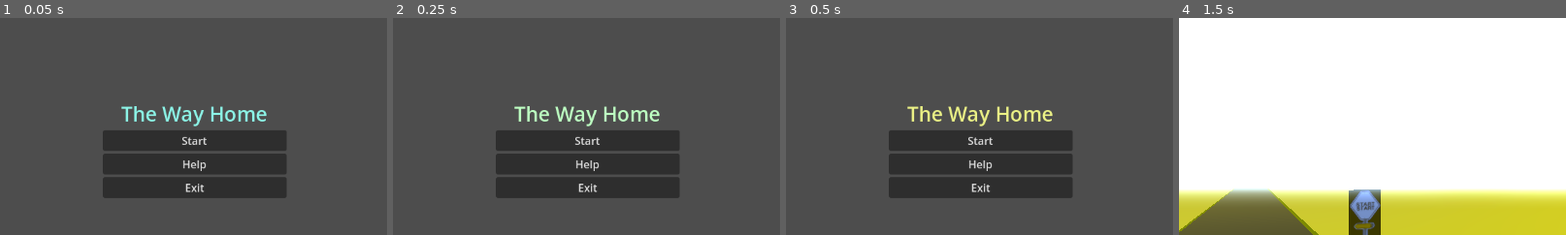
Above: before the commit, frames 1-4 (left to right).
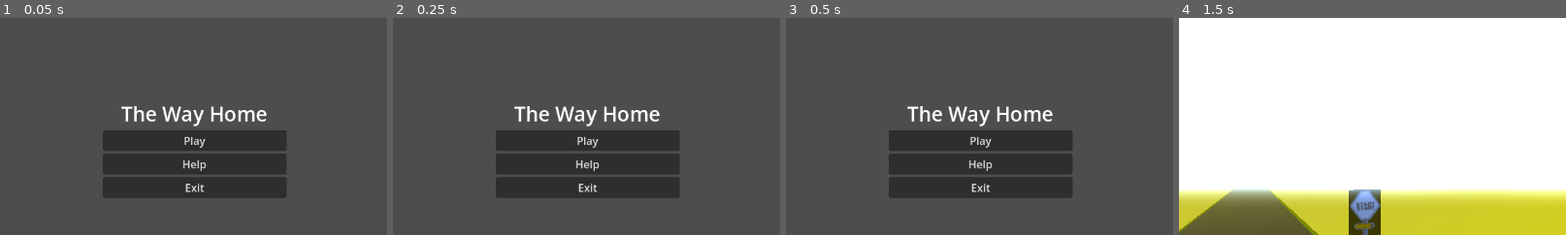
Above: after the commit, the same moments.

Repository: VHSDIR/thewayhome
Game: Godot game, scene res://scenes/main_menu.tscn
Two runs of this game, one before a commit and one after it. Both use one fixed random seed, a clock stepped at 60 frames per second and the inputs below.
Inputs (mouse positions are % of the whole screen's width and height, from its top left):
- Up to frame 1 (0.05 s): no input
- Up to frame 2 (0.25 s): no input
- Up to frame 3 (0.5 s): no input
- Up to frame 4 (1.5 s): click (50, 48) at 0.5 s, where only the run before the commit has a clickable "Start"; tap Enter at 1.25 s; hold D (rotate_right) from 1.28 s (still down); hold W (move_front) from 1.28 s (still down)
The pictures show only the part of the screen within x 25-75%, y 20-70%; the shares and areas given below are measured in that part.

The runs differ from the first frame. In frame 1, 1.2% of the frame differs, in the area x 31-69%, y 40-60%; in frame 2, 1.1%; in frame 3, 1.2%; in frame 4, nothing differs.

Commit message:
Add files via upload

Diff:
--- /dev/null
+++ b/src/assets/main_menu.gdshader
@@ -0,0 +1,9 @@
+shader_type canvas_item;
+
+uniform sampler2D screen_texture : hint_screen_texture, filter_linear_mipmap;
+uniform float amount: hint_range(0.0, 5.0);
+
+void fragment() {
+    vec4 color = textureLod(screen_texture, SCREEN_UV, amount);
+    COLOR = color;
+}
--- a/src/scenes/main.tscn
+++ b/src/scenes/main.tscn
@@ -21,32 +21,28 @@
 fog_light_color = Color(0.770425, 0.735434, 7.70092e-07, 1)
 
 [node name="Main" type="Node3D"]
-
-[node name="Level" type="Node3D" parent="."]
 script = ExtResource("1_wyd1u")
 
-[node name="ObstaclesHolder" type="Node3D" parent="Level"]
+[node name="ObstaclesHolder" type="Node3D" parent="."]
 transform = Transform3D(1, 0, 0, 0, 1, 0, 0, 0, 1, 0, 0, 50)
 
-[node name="Obstacle01" parent="Level/ObstaclesHolder" instance=ExtResource("1_w5kyn")]
+[node name="Obstacle01" parent="ObstaclesHolder" instance=ExtResource("1_w5kyn")]
 transform = Transform3D(1, 0, 0, 0, 1, 0, 0, 0, 1, -1.75179, 0.935375, 12.0031)
 
-[node name="Obstacle02" parent="Level/ObstaclesHolder" instance=ExtResource("1_w5kyn")]
+[node name="Obstacle02" parent="ObstaclesHolder" instance=ExtResource("1_w5kyn")]
 transform = Transform3D(1, 0, 0, 0, 1, 0, 0, 0, 1, 4, 0.993688, 10)
 
-[node name="StartSign" type="MeshInstance3D" parent="Level/ObstaclesHolder"]
+[node name="StartSign" type="MeshInstance3D" parent="ObstaclesHolder"]
 transform = Transform3D(-1, 0, -8.74228e-08, 0, 1.75873, 0, 8.74228e-08, 0, -1, -3.25341, 1.56493, -41.6419)
 material_override = SubResource("StandardMaterial3D_x3bfm")
 mesh = SubResource("QuadMesh_sbpwy")
 
-[node name="DirectionalLight3D" type="DirectionalLight3D" parent="Level"]
+[node name="DirectionalLight3D" type="DirectionalLight3D" parent="."]
 transform = Transform3D(1, 0, 0, 0, 0.707107, 0.707107, 0, -0.707107, 0.707107, 0, 26.4884, 39.4248)
 
-[node name="WorldEnvironment" type="WorldEnvironment" parent="Level"]
+[node name="WorldEnvironment" type="WorldEnvironment" parent="."]
 environment = SubResource("Environment_d8eq5")
 
-[node name="Terrain" parent="Level" instance=ExtResource("3_x3jfn")]
+[node name="Terrain" parent="." instance=ExtResource("3_x3jfn")]
 
-[node name="Player" parent="Level" instance=ExtResource("2_4guff")]
-
-[connection signal="custom_position_reseted" from="Level/Player" to="Level" method="_on_player_custom_position_reseted"]
+[node name="Player" parent="." instance=ExtResource("2_4guff")]
--- a/src/scenes/main_menu.tscn
+++ b/src/scenes/main_menu.tscn
@@ -1,7 +1,6 @@
-[gd_scene load_steps=3 format=3 uid="uid://clsftf0b26r7h"]
+[gd_scene load_steps=2 format=3 uid="uid://clsftf0b26r7h"]
 
 [ext_resource type="Script" path="res://scripts/main_menu.gd" id="1_ypld2"]
-[ext_resource type="Script" path="res://scripts/rainbow.gd" id="2_wwvy4"]
 
 [node name="MainMenu" type="Control"]
 layout_mode = 3
@@ -35,11 +34,10 @@
 text = "The Way Home"
 horizontal_alignment = 1
 vertical_alignment = 1
-script = ExtResource("2_wwvy4")
 
-[node name="Start" type="Button" parent="MarginContainer/VBoxContainer"]
+[node name="Play" type="Button" parent="MarginContainer/VBoxContainer"]
 layout_mode = 2
-text = "Start"
+text = "Play"
 
 [node name="Help" type="Button" parent="MarginContainer/VBoxContainer"]
 layout_mode = 2
@@ -49,6 +47,6 @@
 layout_mode = 2
 text = "Exit"
 
-[connection signal="pressed" from="MarginContainer/VBoxContainer/Start" to="." method="_on_start_pressed"]
+[connection signal="pressed" from="MarginContainer/VBoxContainer/Play" to="." method="_on_play_pressed"]
 [connection signal="pressed" from="MarginContainer/VBoxContainer/Help" to="." method="_on_help_pressed"]
 [connection signal="pressed" from="MarginContainer/VBoxContainer/Exit" to="." method="_on_exit_pressed"]
--- /dev/null
+++ b/src/scenes/pause_menu.tscn
@@ -0,0 +1,63 @@
+[gd_scene load_steps=4 format=3 uid="uid://dvblc8w4k7bli"]
+
+[ext_resource type="Script" path="res://scripts/pause_menu.gd" id="1_yb3vf"]
+[ext_resource type="Shader" path="res://assets/main_menu.gdshader" id="2_68p74"]
+
+[sub_resource type="ShaderMaterial" id="ShaderMaterial_pfota"]
+shader = ExtResource("2_68p74")
+shader_parameter/amount = null
+
+[node name="PauseMenu" type="Control"]
+layout_mode = 3
+anchors_preset = 15
+anchor_right = 1.0
+anchor_bottom = 1.0
+grow_horizontal = 2
+grow_vertical = 2
+script = ExtResource("1_yb3vf")
+
+[node name="ColorRect" type="ColorRect" parent="."]
+material = SubResource("ShaderMaterial_pfota")
+layout_mode = 1
+anchors_preset = 15
+anchor_right = 1.0
+anchor_bottom = 1.0
+grow_horizontal = 2
+grow_vertical = 2
+color = Color(0, 0, 0, 1)
+
+[node name="MarginContainer" type="MarginContainer" parent="."]
+layout_mode = 1
+anchors_preset = 8
+anchor_left = 0.5
+anchor_top = 0.5
+anchor_right = 0.5
+anchor_bottom = 0.5
+offset_left = 277.0
+offset_top = 246.0
+offset_right = 708.0
+offset_bottom = 358.0
+grow_horizontal = 2
+grow_vertical = 2
+
+[node name="VBoxContainer" type="VBoxContainer" parent="MarginContainer"]
+layout_mode = 2
+
+[node name="Label" type="Label" parent="MarginContainer/VBoxContainer"]
+layout_mode = 2
+theme_override_font_sizes/font_size = 30
+text = "Game Paused
+Press Escape to "
+horizontal_alignment = 1
+vertical_alignment = 1
+
+[node name="Continue" type="Button" parent="MarginContainer/VBoxContainer"]
+layout_mode = 2
+text = "Continue"
+
+[node name="Exit" type="Button" parent="MarginContainer/VBoxContainer"]
+layout_mode = 2
+text = "Exit"
+
+[connection signal="pressed" from="MarginContainer/VBoxContainer/Continue" to="." method="_on_continue_pressed"]
+[connection signal="pressed" from="MarginContainer/VBoxContainer/Exit" to="." method="_on_exit_pressed"]
--- a/src/scenes/player.tscn
+++ b/src/scenes/player.tscn
@@ -1,6 +1,7 @@
-[gd_scene load_steps=3 format=3 uid="uid://cs8f1p76tn61f"]
+[gd_scene load_steps=4 format=3 uid="uid://cs8f1p76tn61f"]
 
 [ext_resource type="Script" path="res://scripts/player.gd" id="1_cm6tq"]
+[ext_resource type="PackedScene" uid="uid://dvblc8w4k7bli" path="res://scenes/pause_menu.tscn" id="2_mriif"]
 
 [sub_resource type="BoxShape3D" id="BoxShape3D_kfv1j"]
 
@@ -44,12 +45,15 @@
 text = "FPS: 0"
 vertical_alignment = 1
 
-[node name="CurrentZ" type="Label" parent="Control"]
+[node name="Position" type="Label" parent="Control"]
 layout_mode = 0
-offset_left = -285.0
+offset_left = -292.0
 offset_top = -124.0
 offset_right = -103.0
 offset_bottom = -69.0
 theme_override_font_sizes/font_size = 40
 text = "0"
 vertical_alignment = 1
+
+[node name="PauseMenu" parent="Control" instance=ExtResource("2_mriif")]
+layout_mode = 1
--- a/src/scripts/level.gd
+++ b/src/scripts/level.gd
@@ -1,13 +1,5 @@
 extends Node3D
-
 var utils = preload("res://scripts/utils.gd")
-
-func _ready():
-	pass # Replace with function body.
-
-func _process(delta):
-	pass
-
 func _on_player_custom_position_reseted():
 	$ObstaclesHolder/Obstacle01.position.x = utils.get_random_value(5)
 	$ObstaclesHolder/Obstacle02.position.x = utils.get_random_value(5)
--- a/src/scripts/main_menu.gd
+++ b/src/scripts/main_menu.gd
@@ -1,6 +1,6 @@
 class_name main_menu
 extends Control
-func _on_start_pressed() -> void:
+func _on_play_pressed() -> void:
 	get_tree().change_scene_to_file("res://scenes/main.tscn")
 func _on_help_pressed() -> void:
 	get_tree().change_scene_to_file("res://scenes/help_menu.tscn")
--- /dev/null
+++ b/src/scripts/pause_menu.gd
@@ -0,0 +1,6 @@
+extends Control
+func _on_continue_pressed() -> void:
+	self.visible = false
+	Engine.time_scale = 1
+func _on_exit_pressed() -> void:
+	get_tree().change_scene_to_file("res://scenes/main_menu.tscn")
--- a/src/scripts/player.gd
+++ b/src/scripts/player.gd
@@ -2,35 +2,52 @@
 extends CharacterBody3D
 
 var utils = preload("res://scripts/utils.gd")
-
 var CURRENT_SPEED = 0
-const MAX_SPEED = 10.0
+const MAX_SPEED = 50.0
 const ROTATION_SPEED = 2.0
 const LOOPING_DISTANCE = 70
 var PREVIOUS_POSITION: Vector3
 var ui_visible = false
-signal custom_position_reseted;
+var is_pause_menu_visible = false
+signal custom_position_reseted
 
 @export var camera_node: Node3D
+
 func _ready():
 	$Control/SpeedMeter.visible = false
 	$Control/FPS.visible = false
-	$Control/CurrentZ.visible = false
+	$Control/Position.visible = false
+	$Control/PauseMenu.visible = false  # Hide the pause menu initially
+
 func toggle_ui_visibility():
 	ui_visible = not ui_visible
 	$Control/SpeedMeter.visible = ui_visible
 	$Control/FPS.visible = ui_visible
-	$Control/CurrentZ.visible = ui_visible
+	$Control/Position.visible = ui_visible
+
+func toggle_pause_menu():
+	is_pause_menu_visible = not is_pause_menu_visible
+	$Control/PauseMenu.visible = is_pause_menu_visible
+
+	# Set the time scale to 0 when the game is paused and back to 1 when resumed
+	if is_pause_menu_visible:
+		Engine.time_scale = 0  # Pause the game
+	else:
+		Engine.time_scale = 1  # Resume the game
+
 func _process(_delta):
 	if Input.is_action_just_pressed("toggle_ui"):
 		toggle_ui_visibility()
+
 	if Input.is_action_just_pressed("ui_cancel"):
-		get_tree().change_scene_to_file("res://scenes/main_menu.tscn")
+		toggle_pause_menu()  # Toggle the pause menu visibility when "Escape" is pressed
+
 func _physics_process(delta):
 	if PREVIOUS_POSITION == null:
 		PREVIOUS_POSITION = global_position
 	if not is_on_floor():
 		velocity += get_gravity() * delta
+
 	var isAcceleratePressed = Input.is_action_pressed("move_front")
 	if isAcceleratePressed:
 		CURRENT_SPEED += delta
@@ -38,28 +55,36 @@
 		CURRENT_SPEED -= delta
 		if CURRENT_SPEED < 0:
 			CURRENT_SPEED = 0
+
 	CURRENT_SPEED = clamp(CURRENT_SPEED, 0, MAX_SPEED)
 	var input_dir = Input.get_vector("rotate_left", "rotate_right", "move_back", "move_front")
 	var direction = (transform.basis * Vector3(input_dir.x, 0, 1)).normalized()
+
 	if direction:
 		velocity.x = CURRENT_SPEED * direction.x
 		velocity.z = CURRENT_SPEED * direction.z
 	else:
 		velocity.x = move_toward(velocity.x, 0, CURRENT_SPEED)
 		velocity.z = move_toward(velocity.z, 0, CURRENT_SPEED)
+
 	if Input.is_action_pressed("rotate_left"):
 		rotate_y(ROTATION_SPEED * delta)
 	elif Input.is_action_pressed("rotate_right"):
 		rotate_y(-ROTATION_SPEED * delta)
+
 	var distance = position.distance_to(PREVIOUS_POSITION)
 	var speed = distance / delta
 	PREVIOUS_POSITION = position
+
 	$Control/SpeedMeter.text = utils.float_to_speed(speed)
 	$Control/SpeedMeter.modulate = utils.get_speed_color(CURRENT_SPEED, MAX_SPEED)
+
 	var fps = Engine.get_frames_per_second()
 	$Control/FPS.text = "FPS: %d" % fps
-	$Control/CurrentZ.text = "Z: %d" % position.z
+	$Control/Position.text = "X: %d Y: %d Z: %d" % [position.x, position.y, position.z]
+
 	if position.z > LOOPING_DISTANCE:
 		position.z = -LOOPING_DISTANCE
 		custom_position_reseted.emit()
+
 	move_and_slide()
--- a/src/scripts/utils.gd
+++ b/src/scripts/utils.gd
@@ -1,11 +1,8 @@
 extends Node
-
 static func get_random_value(range_value: float) -> float:
 	return randf_range(-range_value, range_value)
-
 static func float_to_speed(value: float) -> String:
 	return "%0.1f" % value
-
 static func get_speed_color(speed: float, MAX_SPEED: float) -> Color:
 	var t = speed / MAX_SPEED
 	return Color(1, 1 - t, 1 - t)
